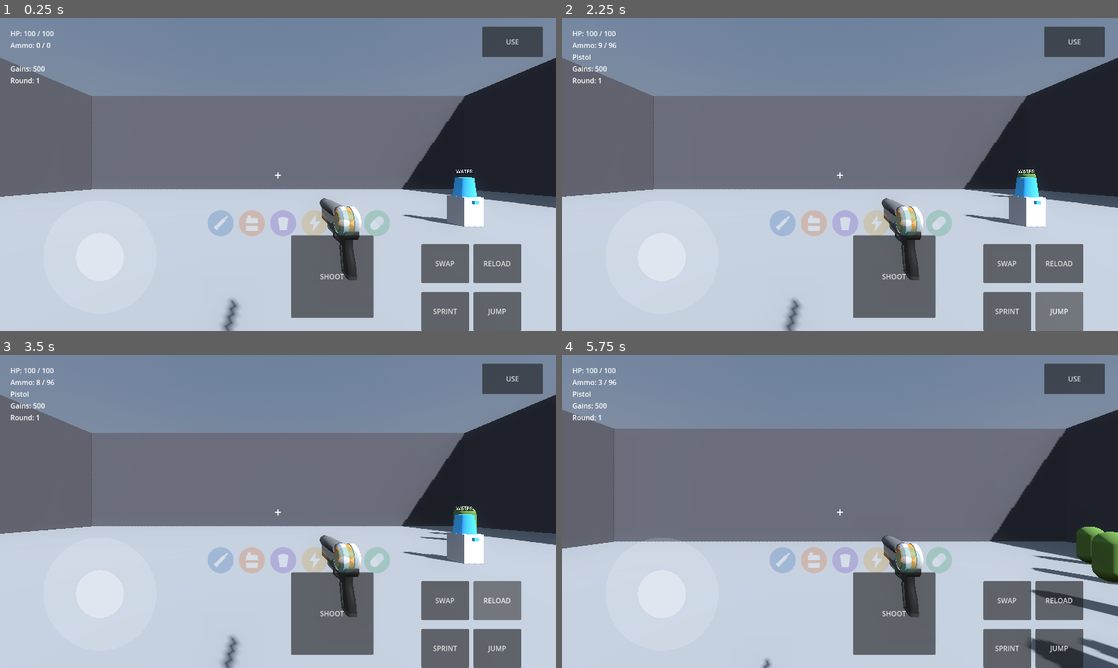
Above: before the commit, frames 1-4 (two rows, left to right).
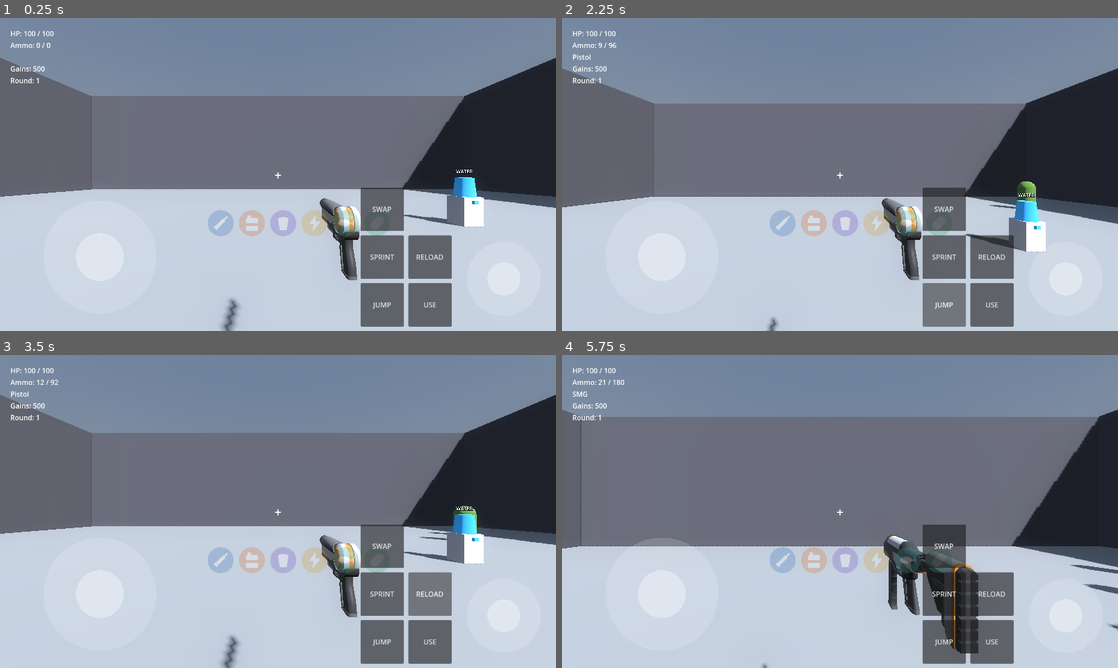
Above: after the commit, the same moments.

Repository: nateomach1-debug/jacked-undead
Game: Godot game, scene res://scenes/main/main.tscn
The game is run twice, just before and just after one commit, with the same random seed, the same clock (stepped at 60 frames per second) and the same inputs.
Inputs (mouse positions are in pixels of both pictures, inside the frame that each line leads up to):
- Up to frame 1 (0.25 s): no input
- Up to frame 2 (2.25 s): click (895, 277) at 0.5 s, where only the run before the commit has a clickable "SHOOT"; click "USE" at 1.25 s; click "JUMP" at 2 s
- Up to frame 3 (3.5 s): click "RELOAD" at 2.75 s
- Up to frame 4 (5.75 s): click "SPRINT" at 3.5 s; click "SWAP" at 4.25 s; move the mouse to (867, 511) at 5.02 s; press the mouse at (867, 511) at 5.03 s; hold W (move_forward) from 5.03 s (still down); tap Space (jump) at 5.27 s

The runs differ from the first frame. In frame 1, 11% of the frame differs, in the area x 52-98%, y 2-100%; in frame 2, 18%; in frame 3, 11%; in frame 4, 21%, in the area x 0-100%, y 2-100%.
Error before the commit: Invalid access to property or key 'button_down' on a base object of type 'null instance'. (res://scripts/ui/touch_controls.gd:46)

Commit message:
Refactor touch controls and button names
Updated touch controls layout and renamed buttons for better clarity.

Diff:
--- a/scenes/main/touch_controls.tscn
+++ b/scenes/main/touch_controls.tscn
@@ -23,80 +23,82 @@
 base_radius = 130.0
 knob_radius = 55.0
 
-[node name="Shoot" type="Button" parent="."]
-anchor_left = 0.5
+[node name="ShootStick" type="Control" parent="."]
+anchor_left = 1.0
 anchor_top = 1.0
-anchor_right = 0.5
+anchor_right = 1.0
 anchor_bottom = 1.0
-offset_left = 30.0
+offset_left = -220.0
 offset_top = -220.0
-offset_right = 220.0
-offset_bottom = -30.0
-focus_mode = 0
-text = "SHOOT"
+offset_right = -20.0
+offset_bottom = -20.0
+script = ExtResource("3")
+base_radius = 85.0
+knob_radius = 38.0
+fire_action = "shoot"
 
-[node name="Actions" type="Control" parent="."]
+[node name="Cluster" type="Control" parent="."]
 anchor_left = 1.0
 anchor_top = 1.0
 anchor_right = 1.0
 anchor_bottom = 1.0
 
-[node name="Jump" type="Button" parent="Actions"]
+[node name="Use" type="Button" parent="Cluster"]
 anchor_left = 1.0
 anchor_top = 1.0
 anchor_right = 1.0
 anchor_bottom = 1.0
-offset_left = -190.0
-offset_top = -90.0
-offset_right = -80.0
-offset_bottom = 0.0
+offset_left = -340.0
+offset_top = -110.0
+offset_right = -240.0
+offset_bottom = -10.0
 focus_mode = 0
-text = "JUMP"
+text = "USE"
 
-[node name="Sprint" type="Button" parent="Actions"]
+[node name="Reload" type="Button" parent="Cluster"]
 anchor_left = 1.0
 anchor_top = 1.0
 anchor_right = 1.0
 anchor_bottom = 1.0
-offset_left = -310.0
-offset_top = -90.0
-offset_right = -200.0
-offset_bottom = 0.0
+offset_left = -340.0
+offset_top = -220.0
+offset_right = -240.0
+offset_bottom = -120.0
 focus_mode = 0
-text = "SPRINT"
+text = "RELOAD"
 
-[node name="Reload" type="Button" parent="Actions"]
+[node name="Jump" type="Button" parent="Cluster"]
 anchor_left = 1.0
 anchor_top = 1.0
 anchor_right = 1.0
 anchor_bottom = 1.0
-offset_left = -190.0
-offset_top = -200.0
-offset_right = -80.0
-offset_bottom = -110.0
+offset_left = -450.0
+offset_top = -110.0
+offset_right = -350.0
+offset_bottom = -10.0
 focus_mode = 0
-text = "RELOAD"
+text = "JUMP"
 
-[node name="Switch" type="Button" parent="Actions"]
+[node name="Sprint" type="Button" parent="Cluster"]
 anchor_left = 1.0
 anchor_top = 1.0
 anchor_right = 1.0
 anchor_bottom = 1.0
-offset_left = -310.0
-offset_top = -200.0
-offset_right = -200.0
-offset_bottom = -110.0
+offset_left = -450.0
+offset_top = -220.0
+offset_right = -350.0
+offset_bottom = -120.0
+focus_mode = 0
+text = "SPRINT"
+
+[node name="Switch" type="Button" parent="Cluster"]
+anchor_left = 1.0
+anchor_top = 1.0
+anchor_right = 1.0
+anchor_bottom = 1.0
+offset_left = -450.0
+offset_top = -330.0
+offset_right = -350.0
+offset_bottom = -230.0
 focus_mode = 0
 text = "SWAP"
-
-[node name="Interact" type="Button" parent="."]
-anchor_left = 1.0
-anchor_top = 0.0
-anchor_right = 1.0
-anchor_bottom = 0.0
-offset_left = -170.0
-offset_top = 20.0
-offset_right = -30.0
-offset_bottom = 90.0
-focus_mode = 0
-text = "USE"
